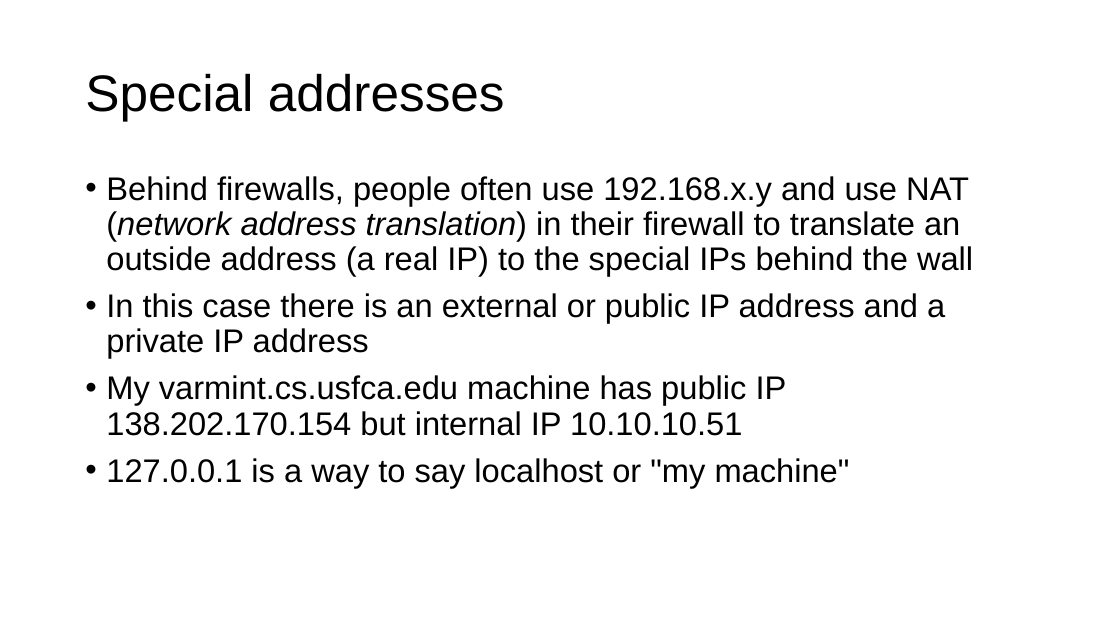
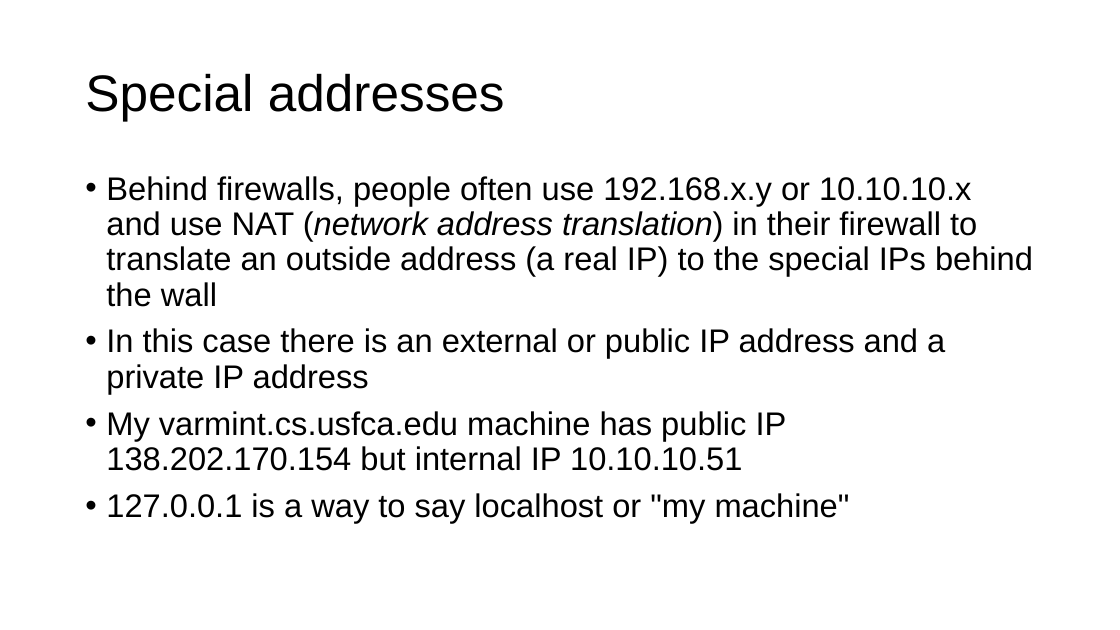
Before and after one commit to parrt/msds692, a slide deck: slide 11 of notes/sockets.pptx. Drawn at 1120x630 pixels with LibreOffice and Linux fonts; fonts in the diff are those of the drawing; background and template pictures are left out. Boxes give left, top, right and bottom in pixels: in the first picture for what was removed or moved away, otherwise in the second. Text is boxed around its words. In the diff, an @@ line names an element or a change of style, - is before the commit and + after.

```diff
--- a/notes/sockets.pptx
+++ b/notes/sockets.pptx
@@ text at <box>106,176,1033,307</box>: text changed @@
-• Behind firewalls, people often use 192.168.x.y and use NAT (network address translation) in their firewall to translate an outside address (a real IP) to the special IPs behind the wall
+• Behind firewalls, people often use 192.168.x.y or 10.10.10.x and use NAT (network address translation) in their firewall to translate an outside address (a real IP) to the special IPs behind the wall
```
Also in this commit, not shown: 6 other slides changed, 1 slide added, 1 slide removed, 1 other file.
